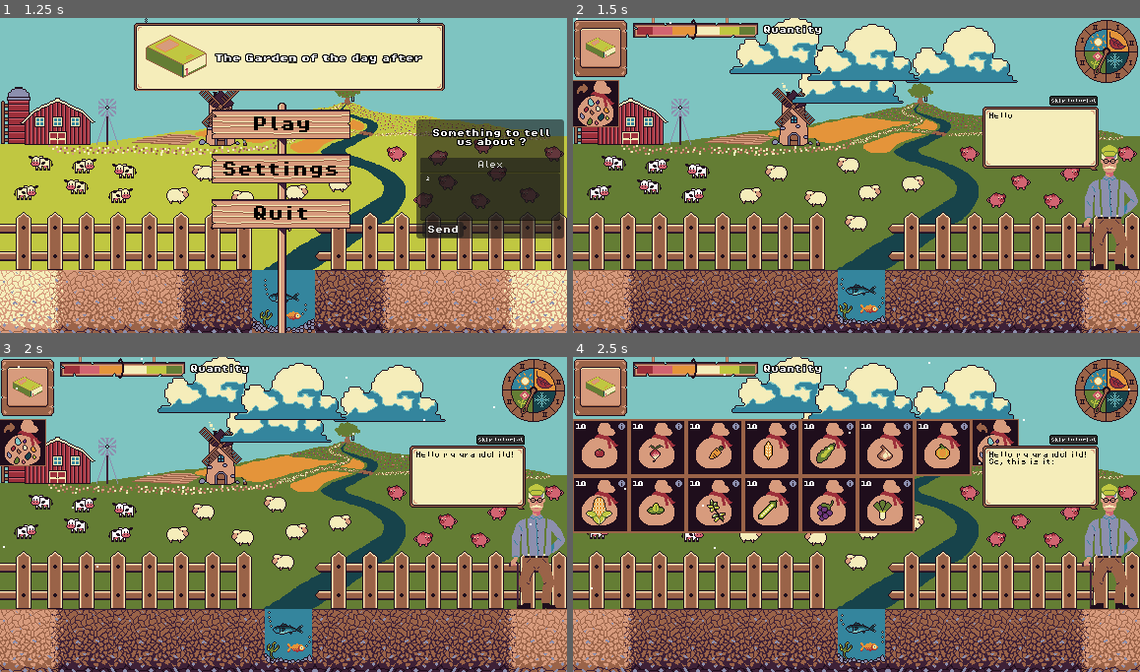
Above: before the commit, frames 1-4 (two rows, left to right).
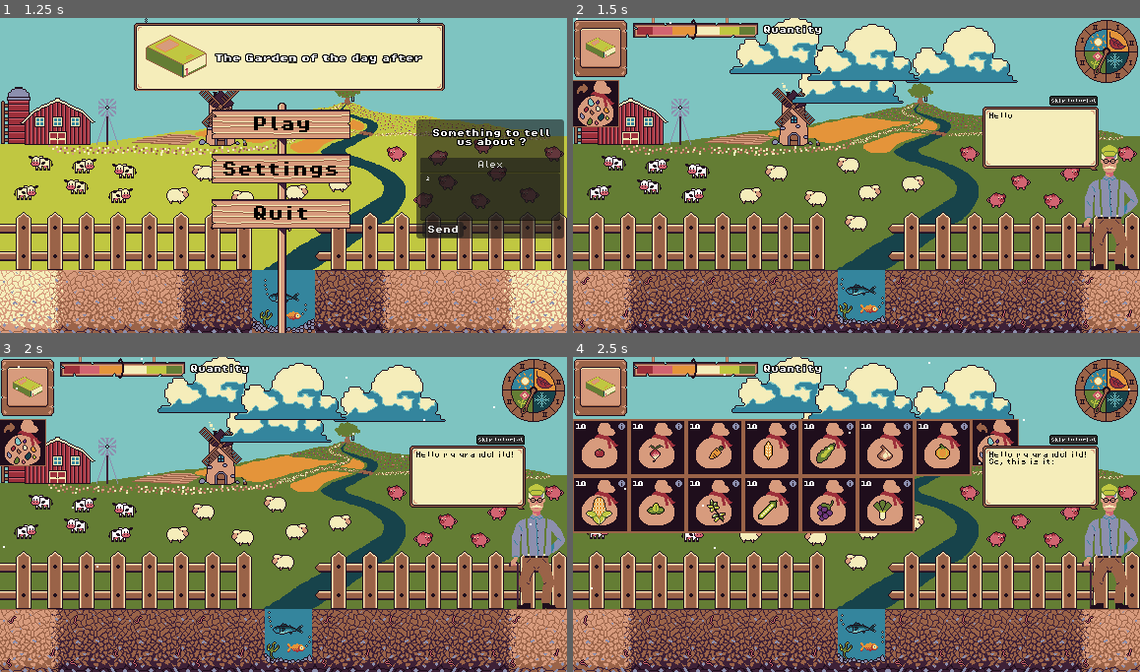
Above: after the commit, the same moments.

Repository: JustAlternate/Regenerative_Game_Jam
Game: Godot game, scene res://Scenes/menu.tscn
The game is run twice, just before and just after one commit, with the same random seed, the same clock (stepped at 60 frames per second) and the same inputs.
Inputs (mouse positions are in pixels of both pictures, inside the frame that each line leads up to):
- Up to frame 1 (1.25 s): click (487, 166) at 0.52 s; type "Alex" at 0.6 s; click (487, 197) at 0.75 s; type "12" at 0.83 s
- Up to frame 2 (1.5 s): click "Play" at 1.25 s
- Up to frame 3 (2 s): no input
- Up to frame 4 (2.5 s): click (595, 442) at 2 s

Frame 1 is identical in both runs. In frame 2, 0.4% of the frame differs, in the area x 1-99%, y 82-99%; in frame 3, 0.4%; in frame 4, 0.4%, in the area x 1-99%, y 81-99%.

Commit message:
fix nutrients

Diff:
--- a/Scripts/plante.gd
+++ b/Scripts/plante.gd
@@ -129,6 +129,7 @@
 			# Si la plante est une graine mais quelle n'est pas dans une season valide alors on met le malus.
 			plant_health += GlobalVariables.dico_bonus_malus["season"][1]
 func bonus_malus_nutriment(nutriment_value):
+	print("aaa ça c'est ma nutrient value:",nutriment_value)
 	if state == 0: # Si la plante est une graine
 		if nutriment_value >= GlobalVariables.dico_caracteristique["minimum_nutriment_values"][plant_type]:
 			await afficher_feeling("nutrient+")
@@ -237,16 +238,12 @@
 			temp_humidity_value -= 1
 
 	change_dirt(temp_humidity_value, random_event)
-	change_nutrient_visual()
 	if plant_type == "None":
 		# Si la terre est vide, on lui fait regagner des nutriments a chaque passage de quarter of season.
 		if nutriment_value < 2:
 			nutriment_value += 1
-	else:
-
-		if state == 0 and nutriment_value > 0:
-			# Si on a posé une graine au quarter de season précédent, alors on baisse le nutriment de la terre de 1.
-			nutriment_value -= 1
+			change_nutrient_visual()
+	else:
 
 		if random_event == "pluie":
 			if temp_humidity_value < 2:
@@ -269,6 +266,10 @@
 			if state == 0:
 				await bonus_malus_seasons(before_season)
 				await bonus_malus_nutriment(nutriment_value)
+			if state == 0 and nutriment_value > 0:
+				# Si on a posé une graine au quarter de season précédent, alors on baisse le nutriment de la terre de 1.
+				nutriment_value -= 1
+				change_nutrient_visual()
 
 			if voisin_droit != null:
 				voisin_droit_plant = voisin_droit.plant_type
@@ -289,6 +290,8 @@
 				# Sinon on la remove pour l'instant.
 				remove_plant()
 				print("la plante est morte")
+
+
 
 	if plant_type != "None":
 		print("==================================")
